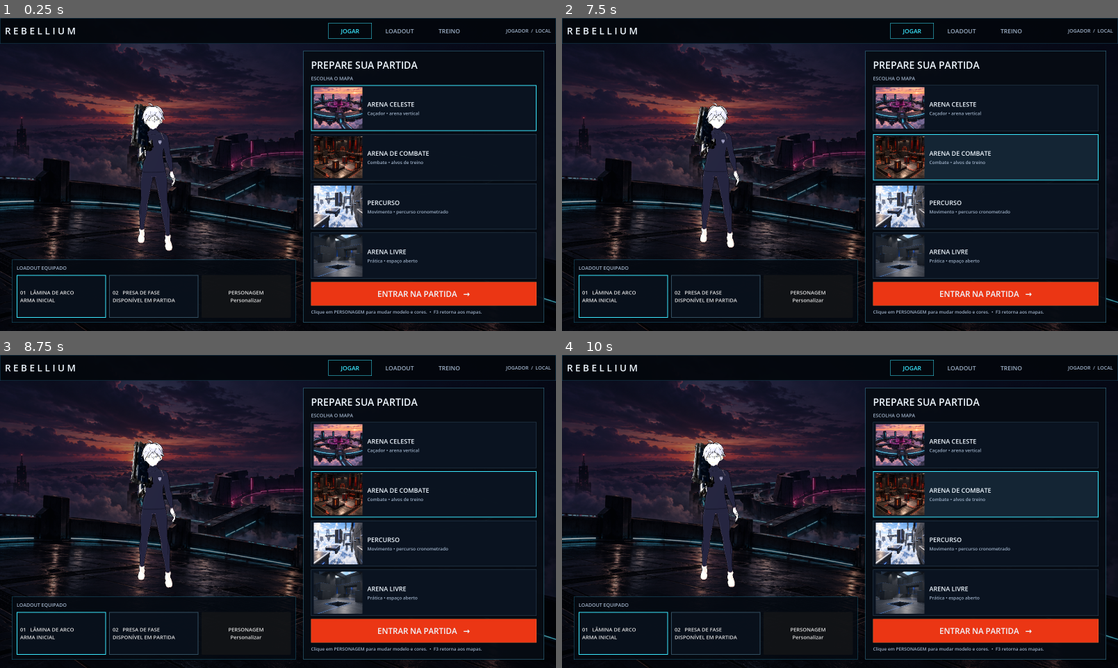
Above: before the commit, frames 1-4 (two rows, left to right).
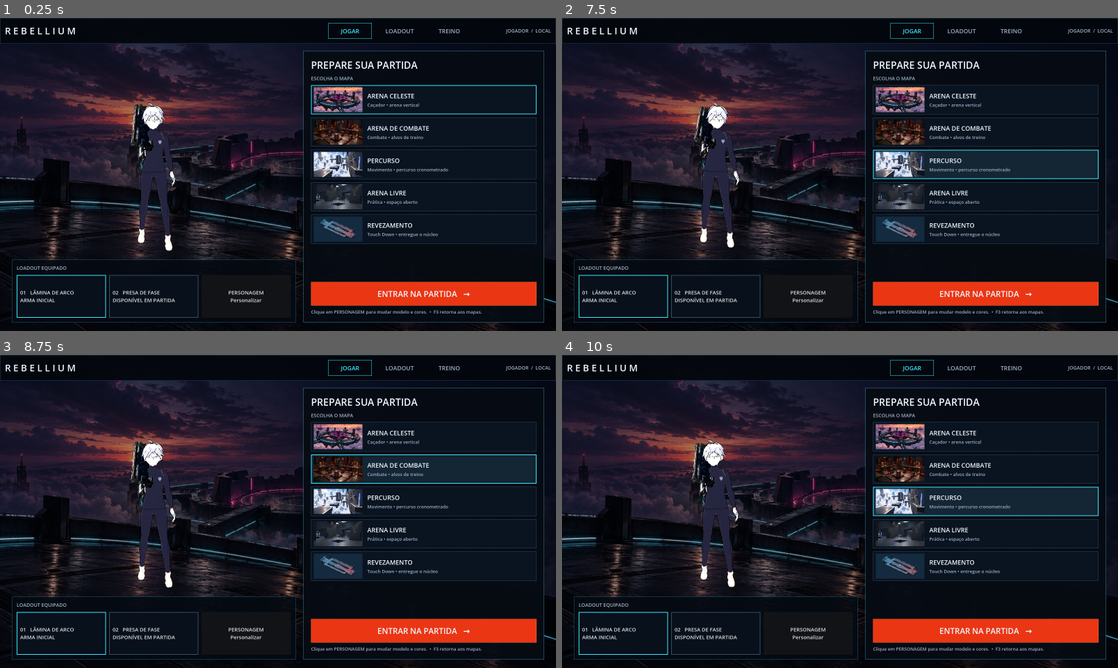
Above: after the commit, the same moments.

Repository: hugolnieri/Rebellium
Game: Godot game, scene res://scenes/ui/Loadout.tscn
Two runs of this game, one before a commit and one after it. Both use one fixed random seed, a clock stepped at 60 frames per second and the inputs below.
Inputs (mouse positions are in pixels of both pictures, inside the frame that each line leads up to):
- Up to frame 1 (0.25 s): no input
- Up to frame 2 (7.5 s): click "JOGAR" at 0.5 s; click "JOGAR" at 1.25 s; click "01 LÂMINA DE ARCO ARMA INICIAL" at 2 s; click "02 PRESA DE FASE DISPONÍVEL E…" at 2.75 s; click "01 LÂMINA DE ARCO DISPONÍVEL …" at 3.5 s; click "PERSONAGEM Personalizar" at 4.25 s; click "SALVAR E VOLTAR A JOGAR" at 5 s; click (984, 108) at 5.77 s; click (984, 99) at 6.52 s; click (984, 155) at 7.27 s
- Up to frame 3 (8.75 s): click (422, 467) at 8.02 s
- Up to frame 4 (10 s): click (984, 542) at 8.77 s; click (984, 502) at 9.52 s

The runs differ from the first frame. In frame 1, 6.8% of the frame differs, in the area x 55-97%, y 22-84%; in frame 2, 7.2%; in frame 3, 7.0%; in frame 4, 7.2%.

Commit message:
modo: adiciona arena Revezamento e Touch Down

Diff:
--- /dev/null
+++ b/config/touchdown_config.tres
@@ -0,0 +1,14 @@
+[gd_resource type="Resource" script_class="TouchdownConfig" format=3]
+
+[ext_resource type="Script" path="res://scripts/core/touchdown_config.gd" id="1"]
+
+[resource]
+script = ExtResource("1")
+duration = 180.0
+score_limit = 3
+fall_reset_height = -8.0
+pickup_radius = 1.45
+ball_reset_delay = 1.2
+goal_width = 4.0
+goal_height = 3.2
+goal_depth = 8.8
--- /dev/null
+++ b/scenes/arenas/TouchdownArena.tscn
@@ -0,0 +1,183 @@
+[gd_scene format=3]
+
+[ext_resource type="Script" path="res://scenes/arenas/touchdown_arena.gd" id="arena"]
+[ext_resource type="Resource" path="res://config/touchdown_config.tres" id="config"]
+[ext_resource type="PackedScene" path="res://assets/arena/relay_arena.glb" id="platform"]
+[ext_resource type="PackedScene" path="res://scenes/player/Player.tscn" id="player"]
+[ext_resource type="PackedScene" path="res://scenes/arenas/TrainingDummy.tscn" id="dummy"]
+[ext_resource type="PackedScene" path="res://scenes/ui/HUD.tscn" id="hud"]
+[ext_resource type="PackedScene" path="res://scenes/ui/DebugHUD.tscn" id="debug_hud"]
+[ext_resource type="PackedScene" path="res://scenes/ui/DebugMenu.tscn" id="debug_menu"]
+[ext_resource type="Script" path="res://scenes/ui/touchdown_hud.gd" id="mode_hud"]
+[ext_resource type="Shader" path="res://scenes/arenas/sky/clouds.gdshader" id="clouds"]
+
+[sub_resource type="ProceduralSkyMaterial" id="skymat"]
+sky_top_color = Color(0.025, 0.055, 0.13, 1)
+sky_horizon_color = Color(0.2, 0.34, 0.5, 1)
+ground_bottom_color = Color(0.035, 0.05, 0.08, 1)
+ground_horizon_color = Color(0.2, 0.32, 0.43, 1)
+
+[sub_resource type="Sky" id="sky"]
+sky_material = SubResource("skymat")
+
+[sub_resource type="Environment" id="env"]
+background_mode = 2
+sky = SubResource("sky")
+ambient_light_source = 3
+ambient_light_color = Color(0.48, 0.62, 0.85, 1)
+ambient_light_energy = 0.85
+tonemap_mode = 2
+glow_enabled = true
+glow_intensity = 0.6
+fog_enabled = true
+fog_light_color = Color(0.14, 0.20, 0.32, 1)
+fog_density = 0.0025
+
+[sub_resource type="FastNoiseLite" id="noise"]
+frequency = 0.006
+fractal_octaves = 5
+
+[sub_resource type="NoiseTexture2D" id="cloudnoise"]
+width = 512
+height = 512
+seamless = true
+noise = SubResource("noise")
+
+[sub_resource type="ShaderMaterial" id="cloudmat"]
+render_priority = -1
+shader = ExtResource("clouds")
+shader_parameter/noise_tex = SubResource("cloudnoise")
+shader_parameter/color = Color(0.52, 0.64, 0.77, 1)
+shader_parameter/city_tint = Color(0.34, 0.47, 0.7, 1)
+shader_parameter/scale = 0.004
+shader_parameter/wind = Vector2(0.003, 0.001)
+shader_parameter/coverage = 0.42
+shader_parameter/softness = 0.28
+shader_parameter/opacity = 0.85
+shader_parameter/fade_radius = 900.0
+
+[sub_resource type="PlaneMesh" id="cloudplane"]
+size = Vector2(1600, 1600)
+
+[sub_resource type="SphereShape3D" id="ball_area_shape"]
+radius = 1.45
+
+[sub_resource type="BoxShape3D" id="goal_area_shape"]
+size = Vector3(4, 3.2, 8.8)
+
+[sub_resource type="SphereMesh" id="ball_mesh"]
+radius = 0.48
+height = 0.96
+radial_segments = 24
+rings = 12
+
+[sub_resource type="StandardMaterial3D" id="ball_material"]
+albedo_color = Color(0.78, 0.92, 1, 1)
+metallic = 0.55
+roughness = 0.18
+emission_enabled = true
+emission = Color(0.35, 0.82, 1, 1)
+emission_energy_multiplier = 3.0
+
+[node name="TouchdownArena" type="Node3D"]
+script = ExtResource("arena")
+config = ExtResource("config")
+
+[node name="WorldEnvironment" type="WorldEnvironment" parent="."]
+environment = SubResource("env")
+
+[node name="Sun" type="DirectionalLight3D" parent="."]
+rotation_degrees = Vector3(-45, 26, 0)
+light_color = Color(0.72, 0.84, 1, 1)
+light_energy = 1.3
+shadow_enabled = true
+
+[node name="Platform" parent="." instance=ExtResource("platform")]
+
+[node name="Clouds" type="MeshInstance3D" parent="."]
+position = Vector3(0, -65, 0)
+cast_shadow = 0
+mesh = SubResource("cloudplane")
+surface_material_override/0 = SubResource("cloudmat")
+
+[node name="BlueLight" type="OmniLight3D" parent="."]
+position = Vector3(-32, 5, 0)
+light_color = Color(0.12, 0.60, 1, 1)
+light_energy = 1.8
+omni_range = 17.0
+
+[node name="RedLight" type="OmniLight3D" parent="."]
+position = Vector3(32, 5, 0)
+light_color = Color(1, 0.16, 0.30, 1)
+light_energy = 1.8
+omni_range = 17.0
+
+[node name="CoreLight" type="OmniLight3D" parent="."]
+position = Vector3(0, 4, 0)
+light_color = Color(0.72, 0.3, 1, 1)
+light_energy = 2.0
+omni_range = 14.0
+
+[node name="Spawn" type="Marker3D" parent="."]
+position = Vector3(-33, 0.12, 0)
+rotation = Vector3(0, -1.570796, 0)
+
+[node name="Player" parent="." instance=ExtResource("player")]
+position = Vector3(-33, 0.12, 0)
+
+[node name="CarriedBall" type="Node3D" parent="Player"]
+position = Vector3(0, 1.75, -0.65)
+visible = false
+
+[node name="Orb" type="MeshInstance3D" parent="Player/CarriedBall"]
+mesh = SubResource("ball_mesh")
+surface_material_override/0 = SubResource("ball_material")
+
+[node name="Ball" type="Area3D" parent="."]
+position = Vector3(0, 1.0, 0)
+
+[node name="CollisionShape3D" type="CollisionShape3D" parent="Ball"]
+shape = SubResource("ball_area_shape")
+
+[node name="Orb" type="MeshInstance3D" parent="Ball"]
+mesh = SubResource("ball_mesh")
+surface_material_override/0 = SubResource("ball_material")
+
+[node name="BallLabel" type="Label3D" parent="Ball"]
+position = Vector3(0, 1.05, 0)
+billboard = 1
+text = "NÚCLEO"
+font_size = 64
+outline_size = 12
+
+[node name="EnemyGoal" type="Area3D" parent="."]
+position = Vector3(35, 1.6, 0)
+
+[node name="CollisionShape3D" type="CollisionShape3D" parent="EnemyGoal"]
+shape = SubResource("goal_area_shape")
+
+[node name="GoalLabel" type="Label3D" parent="EnemyGoal"]
+position = Vector3(0, 2.5, 0)
+billboard = 1
+text = "BASE VERMELHA"
+font_size = 64
+outline_size = 12
+
+[node name="Dummies" type="Node3D" parent="."]
+
+[node name="GuardA" parent="Dummies" instance=ExtResource("dummy")]
+position = Vector3(26, 0, -3)
+mode = 2
+
+[node name="GuardB" parent="Dummies" instance=ExtResource("dummy")]
+position = Vector3(26, 0, 3)
+mode = 2
+
+[node name="HUD" parent="." instance=ExtResource("hud")]
+
+[node name="DebugHUD" parent="." instance=ExtResource("debug_hud")]
+
+[node name="DebugMenu" parent="." instance=ExtResource("debug_menu")]
+
+[node name="TouchdownHUD" type="CanvasLayer" parent="."]
+script = ExtResource("mode_hud")
--- /dev/null
+++ b/scenes/arenas/touchdown_arena.gd
@@ -0,0 +1,155 @@
+class_name TouchdownArena
+extends Node3D
+## Protótipo solo de Touch Down: pega o núcleo central e o entrega na base vermelha.
+
+@export var config: TouchdownConfig
+
+@onready var player: Player = $Player
+@onready var spawn: Marker3D = $Spawn
+@onready var ball: Area3D = $Ball
+@onready var ball_collision: CollisionShape3D = $Ball/CollisionShape3D
+@onready var carried_ball: Node3D = $Player/CarriedBall
+@onready var goal: Area3D = $EnemyGoal
+@onready var goal_collision: CollisionShape3D = $EnemyGoal/CollisionShape3D
+@onready var dummies: Node3D = $Dummies
+
+var score: int = 0
+var time_left: float = 0.0
+var carrying: bool = false
+var finished: bool = false
+var ball_available: bool = true
+var _ball_reset_left: float = 0.0
+
+
+func _ready() -> void:
+	if config == null:
+		config = TouchdownConfig.new()
+	config.changed.connect(_apply_config)
+	_apply_config()
+	time_left = config.duration
+	carried_ball.visible = false
+	ball.body_entered.connect(_on_ball_entered)
+	goal.body_entered.connect(_on_goal_entered)
+	GameEvents.player_died.connect(_on_player_died)
+	_respawn_player.call_deferred()
+
+
+func _exit_tree() -> void:
+	if GameEvents.player_died.is_connected(_on_player_died):
+		GameEvents.player_died.disconnect(_on_player_died)
+
+
+func _apply_config() -> void:
+	(ball_collision.shape as SphereShape3D).radius = config.pickup_radius
+	(goal_collision.shape as BoxShape3D).size = Vector3(
+		config.goal_width, config.goal_height, config.goal_depth)
+
+
+func _physics_process(delta: float) -> void:
+	if finished:
+		return
+	time_left = maxf(time_left - delta, 0.0)
+	if time_left <= 0.0:
+		_end_match()
+		return
+	if player.global_position.y < config.fall_reset_height:
+		_drop_ball()
+		_respawn_player()
+	if not carrying and not ball_available and _ball_reset_left > 0.0:
+		_ball_reset_left -= delta
+		if _ball_reset_left <= 0.0:
+			_restore_ball()
+
+
+func _unhandled_input(event: InputEvent) -> void:
+	if event.is_action_pressed(&"reset_course"):
+		reset_match()
+
+
+func _on_ball_entered(body: Node3D) -> void:
+	if body != player or carrying or not ball_available or finished:
+		return
+	carrying = true
+	ball_available = false
+	ball.set_deferred(&"monitoring", false)
+	ball.visible = false
+	carried_ball.visible = true
+	GameEvents.touchdown_ball_picked.emit(player)
+
+
+func _on_goal_entered(body: Node3D) -> void:
+	if body != player or not carrying or finished:
+		return
+	score += 1
+	GameEvents.touchdown_scored.emit(player, score)
+	carrying = false
+	carried_ball.visible = false
+	if score >= config.score_limit:
+		_end_match()
+		return
+	_queue_ball_reset()
+	_respawn_player()
+
+
+func _on_player_died(who: Node) -> void:
+	if who == player and carrying:
+		_drop_ball()
+
+
+func _drop_ball() -> void:
+	if not carrying:
+		return
+	carrying = false
+	carried_ball.visible = false
+	_queue_ball_reset()
+
+
+func _queue_ball_reset() -> void:
+	ball_available = false
+	ball.set_deferred(&"monitoring", false)
+	ball.visible = false
+	_ball_reset_left = config.ball_reset_delay
+	if _ball_reset_left <= 0.0:
+		_restore_ball()
+
+
+func _restore_ball() -> void:
+	if finished:
+		return
+	ball_available = true
+	ball.visible = true
+	ball.set_deferred(&"monitoring", true)
+	_ball_reset_left = 0.0
+
+
+func _respawn_player() -> void:
+	if not is_instance_valid(player):
+		return
+	var at := spawn.global_transform
+	var yaw := at.basis.get_euler().y
+	player.respawn(Transform3D(Basis(Vector3.UP, yaw), at.origin))
+	player.spawn_transform = at
+	player.input_reader.look_yaw = yaw
+	player.input_reader.look_pitch = deg_to_rad(player.camera_config.initial_pitch_deg)
+
+
+func _end_match() -> void:
+	finished = true
+	ball.set_deferred(&"monitoring", false)
+	ball.visible = false
+	carried_ball.visible = false
+	carrying = false
+
+
+func reset_match() -> void:
+	score = 0
+	time_left = config.duration
+	finished = false
+	carrying = false
+	carried_ball.visible = false
+	for child: Node in dummies.get_children():
+		var dummy := child as TrainingDummy
+		if dummy != null:
+			dummy.reset_target()
+	_restore_ball()
+	_respawn_player()
--- a/scenes/ui/debug_menu.gd
+++ b/scenes/ui/debug_menu.gd
@@ -61,6 +61,8 @@
 	_add_tab("Câmera", player.camera_config)
 	_add_tab("Visual", player.feedback_config)
 	_add_tab("Combate", player.combat_config)
+	if player.get_parent() is TouchdownArena:
+		_add_tab("Touch Down", (player.get_parent() as TouchdownArena).config)
 	for weapon in player.weapons:
 		_add_tab(weapon.display_name, weapon)
 	_add_tab("Alvos", load("res://config/dummy_config.tres") as Resource)
--- a/scenes/ui/loadout.gd
+++ b/scenes/ui/loadout.gd
@@ -4,6 +4,7 @@
 const PLAYER_SCENE: PackedScene = preload("res://scenes/player/Player.tscn")
 const BACKDROP: Texture2D = preload("res://assets/ui/main_menu_arena.png")
 const MAP_ATLAS: Texture2D = preload("res://assets/ui/map_previews.png")
+const RELAY_PREVIEW: Texture2D = preload("res://assets/ui/relay_arena_preview.png")
 const CYAN: Color = Color(0.23, 0.91, 1.0)
 const WHITE: Color = Color(0.94, 0.97, 1.0)
 const MUTED: Color = Color(0.62, 0.69, 0.78)
@@ -13,10 +14,10 @@
 	["eye_color", "Olhos", false], ["suit_color", "Traje", true],
 	["seam_color", "Costuras", true], ["emblem_color", "Emblema", true],
 ]
-const MAP_NAMES: Array[String] = ["ARENA CELESTE", "ARENA DE COMBATE", "PERCURSO", "ARENA LIVRE"]
+const MAP_NAMES: Array[String] = ["ARENA CELESTE", "ARENA DE COMBATE", "PERCURSO", "ARENA LIVRE", "REVEZAMENTO"]
 const MAP_DETAILS: Array[String] = [
 	"Caçador • arena vertical", "Combate • alvos de treino",
-	"Movimento • percurso cronometrado", "Prática • espaço aberto",
+	"Movimento • percurso cronometrado", "Prática • espaço aberto", "Touch Down • entregue o núcleo",
 ]
 
 var look: CharacterLook
@@ -155,10 +156,14 @@
 	panel.add_child(column)
 	column.add_child(_label("PREPARE SUA PARTIDA", 28, WHITE))
 	column.add_child(_label("ESCOLHA O MAPA", 14, MUTED))
+	var scroll := ScrollContainer.new()
+	scroll.size_flags_vertical = Control.SIZE_EXPAND_FILL
+	scroll.horizontal_scroll_mode = ScrollContainer.SCROLL_MODE_DISABLED
+	column.add_child(scroll)
 	var list := VBoxContainer.new()
 	list.add_theme_constant_override("separation", 9)
-	list.size_flags_vertical = Control.SIZE_EXPAND_FILL
-	column.add_child(list)
+	list.size_flags_horizontal = Control.SIZE_EXPAND_FILL
+	scroll.add_child(list)
 	for i: int in SceneCycler.SCENES.size():
 		var card := Button.new()
 		card.custom_minimum_size.y = 84.0
@@ -176,10 +181,13 @@
 		card_row.add_theme_constant_override("separation", 14)
 		card.add_child(card_row)
 		var thumb := TextureRect.new()
-		var atlas := AtlasTexture.new()
-		atlas.atlas = MAP_ATLAS
-		atlas.region = Rect2((i % 2) * 836.0, (i / 2) * 470.0, 836.0, 470.0)
-		thumb.texture = atlas
+		if i < 4:
+			var atlas := AtlasTexture.new()
+			atlas.atlas = MAP_ATLAS
+			atlas.region = Rect2((i % 2) * 836.0, (i / 2) * 470.0, 836.0, 470.0)
+			thumb.texture = atlas
+		else:
+			thumb.texture = RELAY_PREVIEW
 		thumb.custom_minimum_size = Vector2(140, 0)
 		thumb.expand_mode = TextureRect.EXPAND_IGNORE_SIZE
 		thumb.stretch_mode = TextureRect.STRETCH_KEEP_ASPECT_COVERED
--- /dev/null
+++ b/scenes/ui/touchdown_hud.gd
@@ -0,0 +1,68 @@
+extends CanvasLayer
+## HUD do objetivo, separado da lógica do modo.
+
+var arena: TouchdownArena
+var _score: Label
+var _clock: Label
+var _objective: Label
+
+
+func _ready() -> void:
+	layer = 8
+	arena = get_parent() as TouchdownArena
+	var root := Control.new()
+	root.set_anchors_and_offsets_preset(Control.PRESET_FULL_RECT)
+	root.mouse_filter = Control.MOUSE_FILTER_IGNORE
+	add_child(root)
+	var panel := PanelContainer.new()
+	panel.anchor_left = 0.5
+	panel.anchor_right = 0.5
+	panel.offset_left = -210.0
+	panel.offset_right = 210.0
+	panel.offset_top = 12.0
+	panel.offset_bottom = 118.0
+	panel.mouse_filter = Control.MOUSE_FILTER_IGNORE
+	var style := StyleBoxFlat.new()
+	style.bg_color = Color(0.015, 0.03, 0.065, 0.92)
+	style.border_color = Color(0.28, 0.78, 1.0)
+	style.set_border_width_all(1)
+	style.set_content_margin_all(8)
+	panel.add_theme_stylebox_override("panel", style)
+	root.add_child(panel)
+	var column := VBoxContainer.new()
+	column.alignment = BoxContainer.ALIGNMENT_CENTER
+	panel.add_child(column)
+	_score = _label("TOUCH DOWN", 18, Color(0.56, 0.87, 1.0))
+	column.add_child(_score)
+	_clock = _label("03:00", 25, Color.WHITE)
+	column.add_child(_clock)
+	_objective = _label("PEGUE O NÚCLEO", 14, Color(1.0, 0.82, 0.92))
+	column.add_child(_objective)
+
+
+func _process(_delta: float) -> void:
+	if not is_instance_valid(arena):
+		return
+	_score.text = "TOUCH DOWN   •   ENTREGAS %d/%d" % [arena.score, arena.config.score_limit]
+	var seconds := ceili(arena.time_left)
+	_clock.text = "%02d:%02d" % [seconds / 60, seconds % 60]
+	if arena.finished:
+		_objective.text = "PARTIDA CONCLUÍDA  •  R REINICIA" if arena.score >= arena.config.score_limit \
+			else "TEMPO ESGOTADO  •  R REINICIA"
+	elif arena.carrying:
+		var meters := roundi(arena.player.global_position.distance_to(arena.goal.global_position))
+		_objective.text = "LEVE À BASE VERMELHA  •  %d m" % meters
+	elif arena.ball_available:
+		var meters := roundi(arena.player.global_position.distance_to(arena.ball.global_position))
+		_objective.text = "PEGUE O NÚCLEO NO CENTRO  •  %d m" % meters
+	else:
+		_objective.text = "NÚCLEO REAPARECENDO..."
+
+
+func _label(value: String, size: int, color: Color) -> Label:
+	var label := Label.new()
+	label.text = value
+	label.horizontal_alignment = HORIZONTAL_ALIGNMENT_CENTER
+	label.add_theme_font_size_override("font_size", size)
+	label.add_theme_color_override("font_color", color)
+	return label
--- a/scripts/core/game_events.gd
+++ b/scripts/core/game_events.gd
@@ -40,3 +40,6 @@
 ## Poste agressivo: aviso antes do golpe e o golpe em si.
 signal dummy_warning(dummy: Node)
 signal dummy_attack(dummy: Node)
+## Modo Touch Down: o jogador pegou o núcleo e entregou na base adversária.
+signal touchdown_ball_picked(player: Node)
+signal touchdown_scored(player: Node, score: int)
--- a/scripts/core/scene_cycler.gd
+++ b/scripts/core/scene_cycler.gd
@@ -8,6 +8,7 @@
 	"res://scenes/arenas/CombatArena.tscn",
 	"res://scenes/arenas/TrainingCourse.tscn",
 	"res://scenes/arenas/Arena.tscn",
+	"res://scenes/arenas/TouchdownArena.tscn",
 ]
 var open_maps_on_ready: bool = false
 
--- /dev/null
+++ b/scripts/core/touchdown_config.gd
@@ -0,0 +1,17 @@
+class_name TouchdownConfig
+extends Resource
+## Parâmetros do modo Touch Down, editáveis no F2 como os demais Resources de gameplay.
+
+@export_group("Partida")
+@export_range(30.0, 1200.0, 1.0, "suffix:s") var duration: float = 180.0
+@export_range(1, 20, 1) var score_limit: int = 3
+@export_range(-100.0, 0.0, 0.5, "suffix:m") var fall_reset_height: float = -8.0
+
+@export_group("Núcleo")
+@export_range(0.5, 5.0, 0.05, "suffix:m") var pickup_radius: float = 1.45
+@export_range(0.0, 10.0, 0.1, "suffix:s") var ball_reset_delay: float = 1.2
+
+@export_group("Base adversária")
+@export_range(1.0, 12.0, 0.1, "suffix:m") var goal_width: float = 4.0
+@export_range(1.0, 8.0, 0.1, "suffix:m") var goal_height: float = 3.2
+@export_range(1.0, 14.0, 0.1, "suffix:m") var goal_depth: float = 8.8
--- /dev/null
+++ b/tests/integration/test_touchdown_arena.gd
@@ -0,0 +1,75 @@
+extends GutTest
+## Fluxo real do modo: chão, núcleo, entrega, queda e fim da partida.
+
+const ARENA: PackedScene = preload("res://scenes/arenas/TouchdownArena.tscn")
+
+var arena: TouchdownArena
+var player: Player
+
+
+func before_each() -> void:
+	arena = ARENA.instantiate() as TouchdownArena
+	player = arena.get_node("Player") as Player
+	player.external_control = true
+	arena.config = arena.config.duplicate() as TouchdownConfig
+	add_child_autofree(arena)
+	await wait_physics_frames(3)
+
+
+func test_spawn_and_blender_collisions() -> void:
+	assert_almost_eq(player.global_position.x, -33.0, 0.2)
+	var shapes := arena.get_node("Platform").find_children("*", "CollisionShape3D", true, false)
+	assert_gt(shapes.size(), 10, "o modelo importa pisos e obstáculos como colisores")
+	for shape: CollisionShape3D in shapes:
+		assert_true(shape.shape is ConvexPolygonShape3D, "colisões da arena são convexas")
+	var space := arena.get_world_3d().direct_space_state
+	for point: Vector2 in [Vector2(-33, 0), Vector2(-20, 0), Vector2(-10, 0),
+			Vector2(0, 0), Vector2(10, 0), Vector2(20, 0), Vector2(33, 0),
+			Vector2(-25, -6), Vector2(0, -12), Vector2(25, -6),
+			Vector2(-25, 6), Vector2(0, 12), Vector2(25, 6)]:
+		var from := Vector3(point.x, 5, point.y)
+		var ray := PhysicsRayQueryParameters3D.create(from, Vector3(point.x, -3, point.y))
+		var hit := space.intersect_ray(ray)
+		assert_false(hit.is_empty(), "há piso nas três rotas em %s" % point)
+
+
+func test_goal_requires_ball_from_center() -> void:
+	player.respawn(Transform3D(Basis(), Vector3(35, 0.12, 0)))
+	await wait_physics_frames(3)
+	assert_eq(arena.score, 0, "a base sozinha não pontua")
+	player.respawn(Transform3D(Basis(), Vector3(0, 0.12, 0)))
+	await wait_physics_frames(3)
+	assert_true(arena.carrying, "pegou o núcleo ao tocar o centro")
+	assert_false(arena.ball.visible)
+	player.respawn(Transform3D(Basis(), Vector3(35, 0.12, 0)))
+	await wait_physics_frames(3)
+	assert_eq(arena.score, 1, "entregou na base vermelha")
+	assert_false(arena.carrying)
+	assert_almost_eq(player.global_position.x, -33.0, 0.2, "nova rodada começa na base azul")
+
+
+func test_fall_drops_ball_and_returns_player() -> void:
+	arena.config.ball_reset_delay = 0.05
+	player.respawn(Transform3D(Basis(), Vector3(0, 0.12, 0)))
+	await wait_physics_frames(3)
+	assert_true(arena.carrying)
+	player.global_position = Vector3(0, -20, 0)
+	await wait_physics_frames(3)
+	assert_false(arena.carrying)
+	assert_almost_eq(player.global_position.x, -33.0, 0.2)
+	await wait_physics_frames(6)
+	assert_true(arena.ball_available, "núcleo reaparece no meio após a queda")
+
+
+func test_score_limit_ends_and_reset_starts_new_match() -> void:
+	arena.config.score_limit = 1
+	player.respawn(Transform3D(Basis(), Vector3(0, 0.12, 0)))
+	await wait_physics_frames(3)
+	player.respawn(Transform3D(Basis(), Vector3(35, 0.12, 0)))
+	await wait_physics_frames(3)
+	assert_eq(arena.score, 1)
+	assert_true(arena.finished)
+	arena.reset_match()
+	assert_eq(arena.score, 0)
+	assert_false(arena.finished)
+	assert_true(arena.ball_available)
Binary file added: assets/arena/relay_arena.glb
Not shown, added: assets/arena/relay_arena.glb.import
Binary file added: assets/ui/relay_arena_preview.png
Not shown, added: assets/ui/relay_arena_preview.png.import
Not shown, added: scenes/arenas/touchdown_arena.gd.uid
Not shown, added: scenes/ui/touchdown_hud.gd.uid
Not shown, added: scripts/core/touchdown_config.gd.uid
Not shown, added: tests/integration/test_touchdown_arena.gd.uid
Not shown, added: art/arena/relay_arena.blend
Not shown, changed: docs/CONTEXTO_PROJETO.md
Not shown, changed: docs/ESCOPO.md
Not shown, changed: docs/ROTEIRO_TESTE.md
